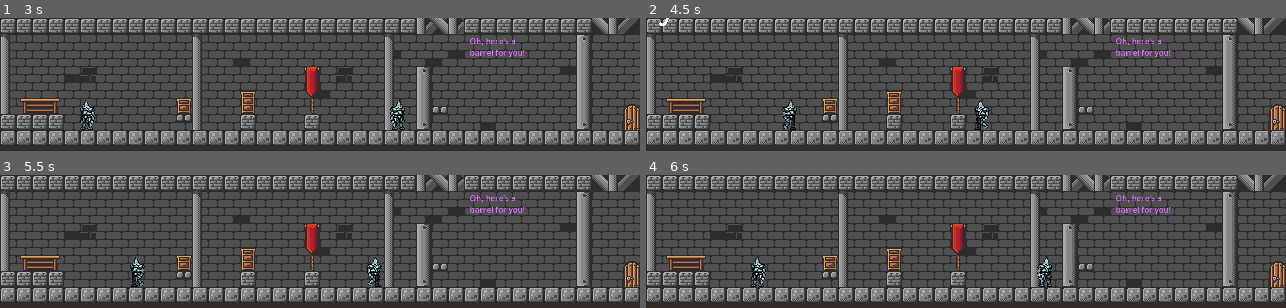
Above: before the commit, frames 1-4 (two rows, left to right).
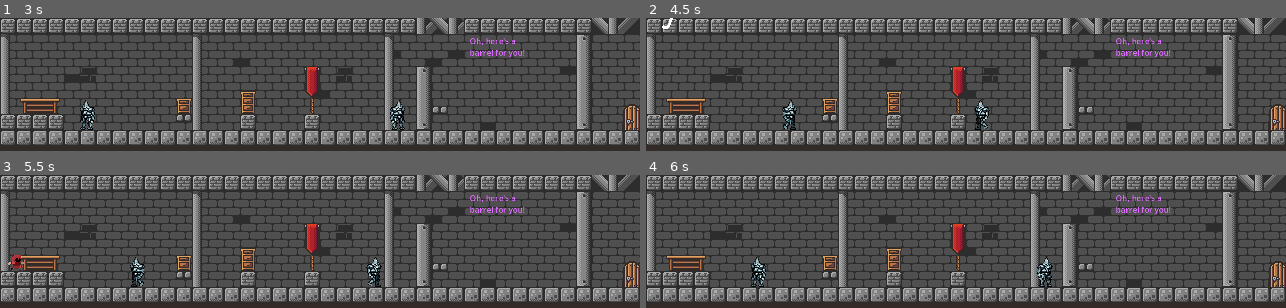
Above: after the commit, the same moments.

Repository: Darr3n2GG/Puzzle-Knights-2P-
Game: Godot game, scene res://Scenes/Levels/level_8.tscn
Same seed, same stepped clock (60 frames per second), same inputs: the game is played once before the commit and once after it. This scene is started directly instead of the project's main scene. Sound files missing from this copy of the repository are replaced by a short silence.
Inputs:
- Up to frame 1 (3 s): hold S (1Slash) 0.53-1.28 s; hold D (1Right) 0.53-2.03 s; tap W (1Up) at 0.77, 1.52 s; tap Down (2PlaceOrCarry) at 0.8, 1.35, 2.3 s; tap S (1Slash) at 1.55, 2.85 s; hold A (1Left) 2.03-2.78 s; tap C (1Attack) at 2.1 s; hold D (1Right) from 2.78 s (still down)
- Up to frame 2 (4.5 s): tap W (1Up) at 3.02, 3.77 s; tap Down (2PlaceOrCarry) at 3.6 s; tap P (reset) at 4.15 s; release D (1Right) at 4.28 s; hold A (1Left) from 4.28 s (still down); tap S (1Slash) at 4.35 s
- Up to frame 3 (5.5 s): tap W (1Up) at 4.52 s; release A (1Left) at 5.03 s; hold D (1Right) from 5.03 s (still down); tap Down (2PlaceOrCarry) at 5.1 s
- Up to frame 4 (6 s): release D (1Right) at 5.78 s; hold A (1Left) from 5.78 s (still down); tap C (1Attack) at 5.85 s

Frame 1 is identical in both runs. In frame 2, less than 0.1% of the frame differs, in the area x 2-5%, y 0-9%; in frame 3, 0.2%, in the area x 1-4%, y 59-73%; in frame 4, nothing differs.
Error in both runs: Invalid access to property or key 'scene_file_path' on a base object of type 'Nil'. (res://Resources/Global.gd:46)

Commit message:
Barrel update
Barrel now have hitbox when carried.
An inter-level bug is fixed.

Diff:
--- a/Characters/Players/Player 1/player_1.tscn
+++ b/Characters/Players/Player 1/player_1.tscn
@@ -1,6 +1,5 @@
 [gd_scene load_steps=78 format=3 uid="uid://da1c0fs0p4kxp"]
 
-[ext_resource type="Shader" path="res://Characters/Players/damage_flash.gdshader" id="1_8shjw"]
 [ext_resource type="Script" path="res://Characters/Players/Player.gd" id="1_yjl8x"]
 [ext_resource type="Resource" uid="uid://deqgd3ry1p2rn" path="res://Resources/p1_controls.tres" id="2_g5pru"]
 [ext_resource type="Texture2D" uid="uid://d3sq03oawyh8e" path="res://Imports/CK/CK attack pose.png" id="3_av1ip"]
@@ -21,9 +20,22 @@
 [ext_resource type="Texture2D" uid="uid://wapp2sml3o00" path="res://Imports/CK/small_slash_2.png" id="14_tie7h"]
 [ext_resource type="Texture2D" uid="uid://biov64jgxyuvl" path="res://Imports/CK/attack down slash.png" id="15_yw0vb"]
 
+[sub_resource type="Shader" id="Shader_w0j00"]
+code = "shader_type canvas_item;
+
+uniform vec4 flash_color : source_color = vec4(1.0);
+uniform float flash_modifier : hint_range(0.0, 1.0) = 0.0;
+
+void fragment() {
+	vec4 color = texture(TEXTURE,UV);
+	color.rgb = mix(color.rgb, flash_color.rgb, flash_modifier);
+	COLOR = color;
+}
+"
+
 [sub_resource type="ShaderMaterial" id="ShaderMaterial_6tdy8"]
 resource_local_to_scene = true
-shader = ExtResource("1_8shjw")
+shader = SubResource("Shader_w0j00")
 shader_parameter/flash_color = Color(1, 1, 1, 1)
 shader_parameter/flash_modifier = 0.0
 
--- a/Characters/Players/Player 2/P2Place_Block.gd
+++ b/Characters/Players/Player 2/P2Place_Block.gd
@@ -42,6 +42,7 @@
 		placed_block = block.instantiate()
 		placed_block.set_name("block")
 		p2.get_parent().add_child(placed_block)
+		$"../Carry_State_Collision".disabled = false
 	else:
 		placed_block.Setup()
 	Carry_Block()
@@ -55,5 +56,5 @@
 
 func Carry_Block():
 	$"../Barrel".visible = true
-	$"../Carry_State_Collision".disabled = true
+	$"../Carry_State_Collision".disabled = false
 	placed_block.On_Create_or_Carry()
--- a/Characters/Players/Player 2/player_2.tscn
+++ b/Characters/Players/Player 2/player_2.tscn
@@ -1,7 +1,6 @@
-[gd_scene load_steps=35 format=3 uid="uid://bcqvvf88xlpis"]
+[gd_scene load_steps=35 format=3 uid="uid://bco5ytke8irak"]
 
 [ext_resource type="Script" path="res://Characters/Players/Player.gd" id="1_1r7u3"]
-[ext_resource type="Shader" path="res://Characters/Players/damage_flash.gdshader" id="1_sd8y0"]
 [ext_resource type="Resource" uid="uid://djypgp1f3hkb3" path="res://Resources/p2_controls.tres" id="2_iea8n"]
 [ext_resource type="Texture2D" uid="uid://dc50sudp7212y" path="res://Imports/AK/AK idle.png" id="3_2rfap"]
 [ext_resource type="Texture2D" uid="uid://d36dojhujyfcm" path="res://Imports/AK/AK jump.png" id="4_rpfru"]
@@ -12,9 +11,22 @@
 [ext_resource type="PackedScene" uid="uid://bpdrkkdpu1hoc" path="res://Resources/Component/health_component.tscn" id="8_tgxgk"]
 [ext_resource type="PackedScene" uid="uid://dc560d02gq12i" path="res://Resources/Component/hitbox_component.tscn" id="9_4fw5g"]
 
+[sub_resource type="Shader" id="Shader_w0j00"]
+code = "shader_type canvas_item;
+
+uniform vec4 flash_color : source_color = vec4(1.0);
+uniform float flash_modifier : hint_range(0.0, 1.0) = 0.0;
+
+void fragment() {
+	vec4 color = texture(TEXTURE,UV);
+	color.rgb = mix(color.rgb, flash_color.rgb, flash_modifier);
+	COLOR = color;
+}
+"
+
 [sub_resource type="ShaderMaterial" id="ShaderMaterial_22qmq"]
 resource_local_to_scene = true
-shader = ExtResource("1_sd8y0")
+shader = SubResource("Shader_w0j00")
 shader_parameter/flash_color = Color(1, 1, 1, 1)
 shader_parameter/flash_modifier = 0.0
 
@@ -200,7 +212,7 @@
 one_shot = true
 
 [node name="Carry_State_Collision" type="CollisionShape2D" parent="."]
-position = Vector2(14, 1)
+position = Vector2(14, 0.5)
 shape = SubResource("RectangleShape2D_17syw")
 disabled = true
 
--- a/Characters/Players/Player.gd
+++ b/Characters/Players/Player.gd
@@ -118,7 +118,7 @@
 		else:
 			$TerrainDetector/TerrainDetectorCollsion.position.x = 9
 			$Floor_detection.position.x = -6
-			$Carry_State_Collision.position.x = 40
+			$Carry_State_Collision.position.x = 14
 			$Barrel.position.x = 14
 	elif direction.x == -1:
 		if controls.player_index == 0:
@@ -129,7 +129,7 @@
 		else:
 			$TerrainDetector/TerrainDetectorCollsion.position.x = -9
 			$Floor_detection.position.x = 6
-			$Carry_State_Collision.position.x = -40
+			$Carry_State_Collision.position.x = -14
 			$Barrel.position.x = -14
 
 func entered_door() -> void:
--- a/Puzzle Components/Exit Door/Exit_Door.gd
+++ b/Puzzle Components/Exit Door/Exit_Door.gd
@@ -42,3 +42,5 @@
 		var next_level_number = current_scene_file.to_int() + 1
 		var next_level_path = FILE_BEGIN + str(next_level_number) + ".tscn"
 		global.change_scene(next_level_path)
+	if Input.is_action_just_pressed("reset"):
+		gl_door.players_exited = 0
--- a/Scenes/Levels/level_6.tscn
+++ b/Scenes/Levels/level_6.tscn
@@ -4,8 +4,7 @@
 [ext_resource type="PackedScene" uid="uid://c5pgl83n2f8ig" path="res://Resources/tile_map_baker.tscn" id="2_0je2t"]
 [ext_resource type="PackedScene" uid="uid://drx3un0lw1oad" path="res://Puzzle Components/Spikes/spikes.tscn" id="2_3oddr"]
 [ext_resource type="PackedScene" uid="uid://dcuhx8lvw2h2c" path="res://Puzzle Components/Exit Door/Exit_Door.tscn" id="2_ig4b8"]
-[ext_resource type="PackedScene" uid="uid://bcqvvf88xlpis" path="res://Characters/Players/Player 2/player_2.tscn" id="2_x6skj"]
-[ext_resource type="Shader" path="res://Characters/Players/damage_flash.gdshader" id="3_j7tme"]
+[ext_resource type="PackedScene" uid="uid://bco5ytke8irak" path="res://Characters/Players/Player 2/player_2.tscn" id="2_x6skj"]
 [ext_resource type="PackedScene" uid="uid://da1c0fs0p4kxp" path="res://Characters/Players/Player 1/player_1.tscn" id="3_ltlvf"]
 [ext_resource type="PackedScene" uid="uid://n5ussthq3va2" path="res://Creature/Golem/Golem2.tscn" id="6_pg5in"]
 [ext_resource type="PackedScene" uid="uid://c5k5ee1ild20f" path="res://Resources/ts_marker.tscn" id="7_33q51"]
@@ -54,15 +53,28 @@
 [sub_resource type="RectangleShape2D" id="RectangleShape2D_likxa"]
 size = Vector2(16, 80)
 
-[sub_resource type="ShaderMaterial" id="ShaderMaterial_7lesh"]
+[sub_resource type="Shader" id="Shader_w0j00"]
+code = "shader_type canvas_item;
+
+uniform vec4 flash_color : source_color = vec4(1.0);
+uniform float flash_modifier : hint_range(0.0, 1.0) = 0.0;
+
+void fragment() {
+	vec4 color = texture(TEXTURE,UV);
+	color.rgb = mix(color.rgb, flash_color.rgb, flash_modifier);
+	COLOR = color;
+}
+"
+
+[sub_resource type="ShaderMaterial" id="ShaderMaterial_0fq1n"]
 resource_local_to_scene = true
-shader = ExtResource("3_j7tme")
+shader = SubResource("Shader_w0j00")
 shader_parameter/flash_color = Color(1, 1, 1, 1)
 shader_parameter/flash_modifier = 0.0
 
-[sub_resource type="ShaderMaterial" id="ShaderMaterial_ebiy7"]
+[sub_resource type="ShaderMaterial" id="ShaderMaterial_jr8oh"]
 resource_local_to_scene = true
-shader = ExtResource("3_j7tme")
+shader = SubResource("Shader_w0j00")
 shader_parameter/flash_color = Color(1, 1, 1, 1)
 shader_parameter/flash_modifier = 0.0
 
@@ -177,11 +189,11 @@
 shape = SubResource("RectangleShape2D_likxa")
 
 [node name="Player 2" parent="." instance=ExtResource("2_x6skj")]
-material = SubResource("ShaderMaterial_7lesh")
+material = SubResource("ShaderMaterial_0fq1n")
 position = Vector2(15, -8)
 
 [node name="Player 1" parent="." instance=ExtResource("3_ltlvf")]
-material = SubResource("ShaderMaterial_ebiy7")
+material = SubResource("ShaderMaterial_jr8oh")
 position = Vector2(-15, -8)
 
 [node name="Golem" parent="." instance=ExtResource("6_pg5in")]
--- a/Scenes/Levels/level_8.tscn
+++ b/Scenes/Levels/level_8.tscn
@@ -3,8 +3,7 @@
 [ext_resource type="PackedScene" uid="uid://badqgpmdxakyi" path="res://Resources/tile_map.tscn" id="1_p4lsu"]
 [ext_resource type="PackedScene" uid="uid://c5pgl83n2f8ig" path="res://Resources/tile_map_baker.tscn" id="2_hvc5d"]
 [ext_resource type="PackedScene" uid="uid://dcuhx8lvw2h2c" path="res://Puzzle Components/Exit Door/Exit_Door.tscn" id="2_qge32"]
-[ext_resource type="PackedScene" uid="uid://bcqvvf88xlpis" path="res://Characters/Players/Player 2/player_2.tscn" id="3_6nodr"]
-[ext_resource type="Shader" path="res://Characters/Players/damage_flash.gdshader" id="4_w04cd"]
+[ext_resource type="PackedScene" uid="uid://bco5ytke8irak" path="res://Characters/Players/Player 2/player_2.tscn" id="3_6nodr"]
 [ext_resource type="PackedScene" uid="uid://da1c0fs0p4kxp" path="res://Characters/Players/Player 1/player_1.tscn" id="5_uhuci"]
 [ext_resource type="PackedScene" uid="uid://drnol0vfgck83" path="res://Puzzle Components/Door/door.tscn" id="7_1th0a"]
 [ext_resource type="PackedScene" uid="uid://bghlqie32d02s" path="res://Puzzle Components/pressure plate/pressure_plate.tscn" id="8_2ik73"]
@@ -112,15 +111,28 @@
 [sub_resource type="RectangleShape2D" id="RectangleShape2D_j3o0u"]
 size = Vector2(16, 368)
 
-[sub_resource type="ShaderMaterial" id="ShaderMaterial_7opcf"]
+[sub_resource type="Shader" id="Shader_w0j00"]
+code = "shader_type canvas_item;
+
+uniform vec4 flash_color : source_color = vec4(1.0);
+uniform float flash_modifier : hint_range(0.0, 1.0) = 0.0;
+
+void fragment() {
+	vec4 color = texture(TEXTURE,UV);
+	color.rgb = mix(color.rgb, flash_color.rgb, flash_modifier);
+	COLOR = color;
+}
+"
+
+[sub_resource type="ShaderMaterial" id="ShaderMaterial_xyr4r"]
 resource_local_to_scene = true
-shader = ExtResource("4_w04cd")
+shader = SubResource("Shader_w0j00")
 shader_parameter/flash_color = Color(1, 1, 1, 1)
 shader_parameter/flash_modifier = 0.0
 
-[sub_resource type="ShaderMaterial" id="ShaderMaterial_g6a8u"]
+[sub_resource type="ShaderMaterial" id="ShaderMaterial_x3sx0"]
 resource_local_to_scene = true
-shader = ExtResource("4_w04cd")
+shader = SubResource("Shader_w0j00")
 shader_parameter/flash_color = Color(1, 1, 1, 1)
 shader_parameter/flash_modifier = 0.0
 
@@ -273,11 +285,11 @@
 shape = SubResource("RectangleShape2D_j3o0u")
 
 [node name="Player 1" parent="." instance=ExtResource("5_uhuci")]
-material = SubResource("ShaderMaterial_7opcf")
+material = SubResource("ShaderMaterial_xyr4r")
 position = Vector2(-166, -29)
 
 [node name="Player 2" parent="." instance=ExtResource("3_6nodr")]
-material = SubResource("ShaderMaterial_g6a8u")
+material = SubResource("ShaderMaterial_x3sx0")
 position = Vector2(-136, -27)
 
 [node name="Golem 1" type="Node2D" parent="."]
Not shown, changed: export_presets.cfg
Not shown, added: Puzzle-knights-2p-.pck
